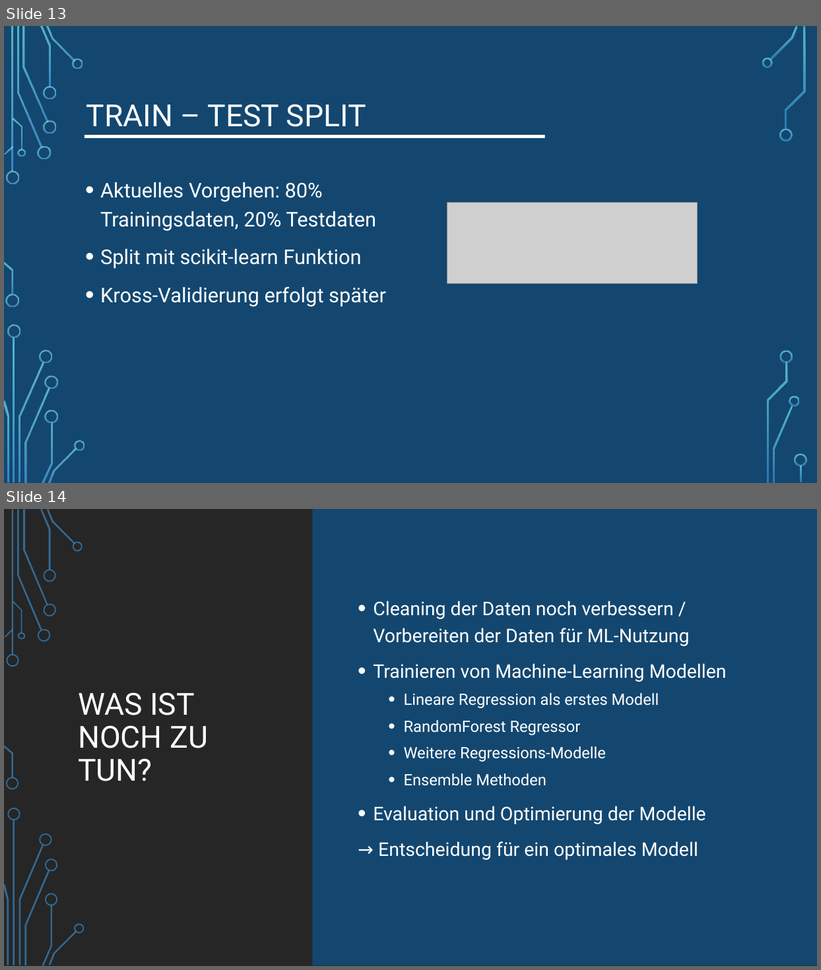
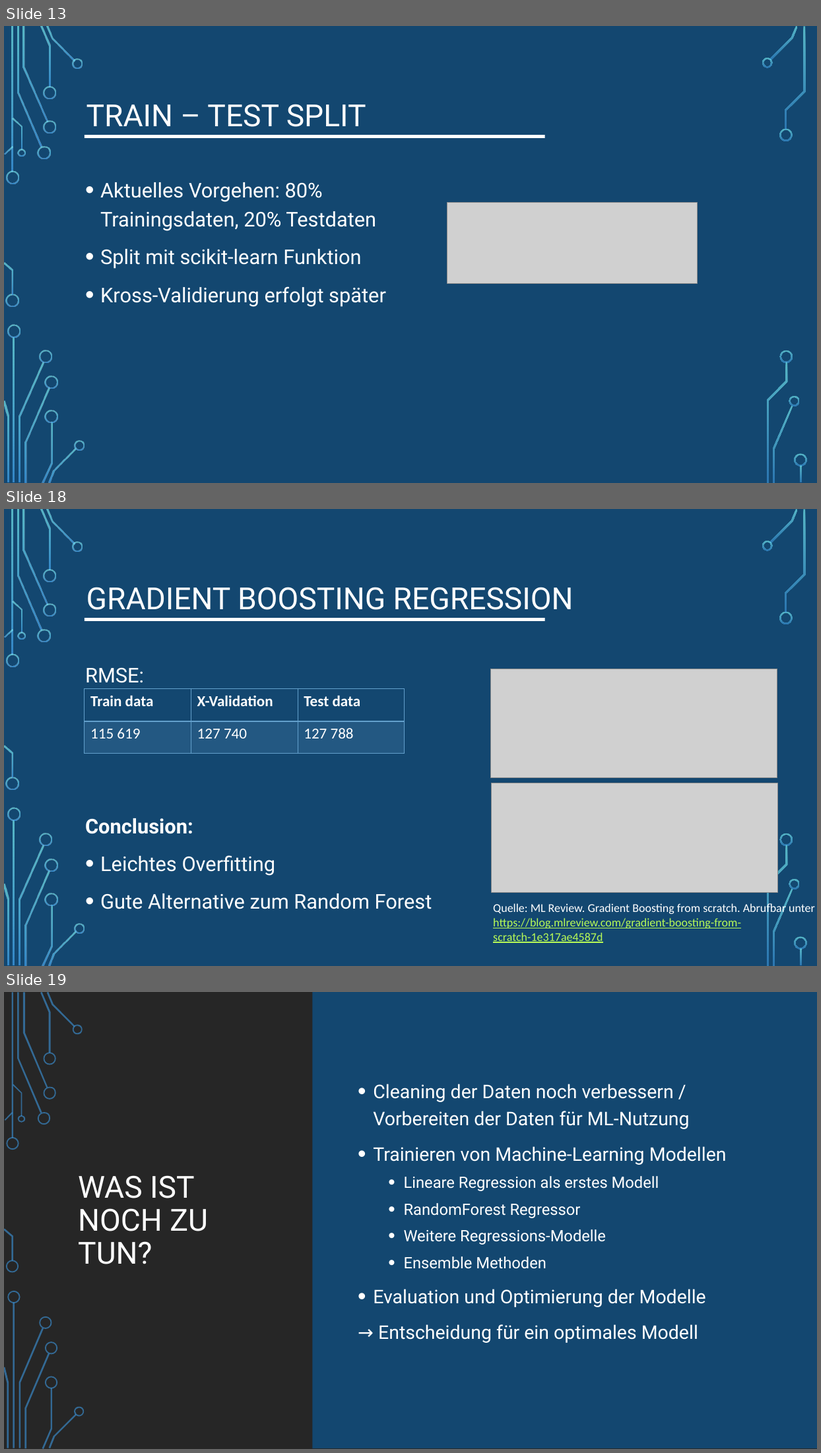
Before and after one commit to LennartFertig/DataExploration_HousePriceSeattle, a slide deck: House_Price_Prediction_Zwischenpräsentation.pptx. Shown one above the other, each under a label of ours: slides 13 and 14 before the commit, slides 13, 18 and 19 after it; the slides between them are not shown. The pictures are 821x970 and 821x1453 pixels, drawn with LibreOffice and Linux fonts; fonts in the diff are those of the drawing; grey boxes stand for pictures; background and template pictures are left out. Boxes give left, top, right and bottom in pixels: in the first picture for what was removed or moved away, otherwise in the second. Text is boxed around its words. In the diff, an @@ line names an element or a change of style, - is before the commit and + after.

```diff
--- a/House_Price_Prediction_Zwischenpräsentation.pptx
+++ b/House_Price_Prediction_Zwischenpräsentation.pptx
@@ slide 18 added at (x1=4, y1=509, x2=817, y2=966), background picture (left out); not listed: 17 template elements that a slide beside it also shows @@
@@ rectangle added at (x1=4, y1=509, x2=817, y2=966), fill #134770 @@
@@ title added at (x1=86, y1=587, x2=574, y2=610), 36 pt, text #FFFFFF @@
+GRADIENT BOOSTING REGRESSION
@@ rectangle added at (x1=85, y1=618, x2=545, y2=621), fill #FFFFFF @@
@@ text added at (x1=85, y1=668, x2=432, y2=910), 24 pt, text #FFFFFF @@
+RMSE:
+Conclusion:
+• Leichtes Overfitting
+• Gute Alternative zum Random Forest
@@ picture added at (x1=491, y1=669, x2=778, y2=778) @@
@@ table added at (x1=85, y1=689, x2=405, y2=754), 2 rows, 3 columns @@
+Train data | X-Validation | Test data
+115 619 | 127 740 | 127 788
@@ picture added at (x1=491, y1=784, x2=778, y2=892) @@
@@ text added at (x1=493, y1=903, x2=815, y2=943), 14 pt, text #B8FA56, underline @@
+Quelle: ML Review. Gradient Boosting from scratch. Abrufbar unter https://blog.mlreview.com/gradient-boosting-from-scratch-1e317ae4587d
@@ group added at (x1=4, y1=509, x2=85, y2=966): 24 freeform shapes, 2 rectangles @@
@@ group added at (x1=762, y1=509, x2=807, y2=966): 9 freeform shapes, 1 rectangle @@
@@ what was slide 14 is now slide 19 @@
```
Also in this commit, not shown: 4 other slides added.
